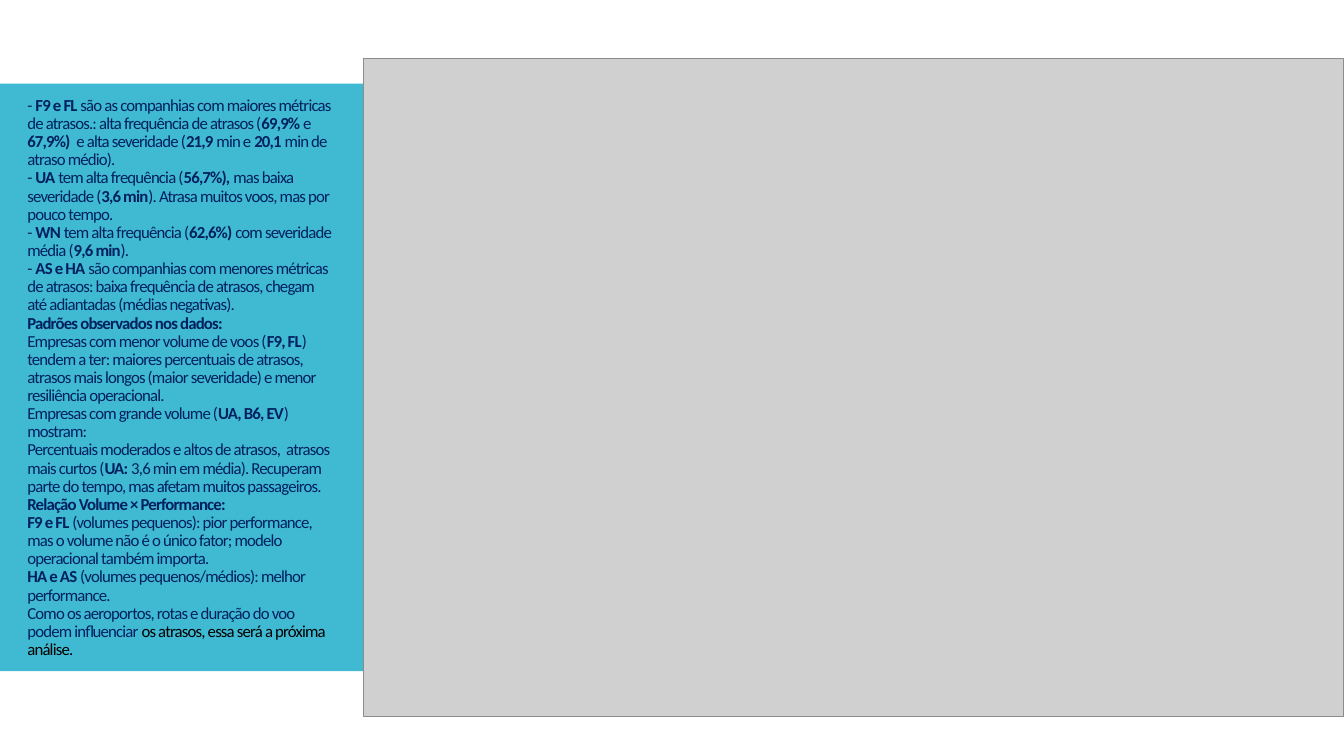
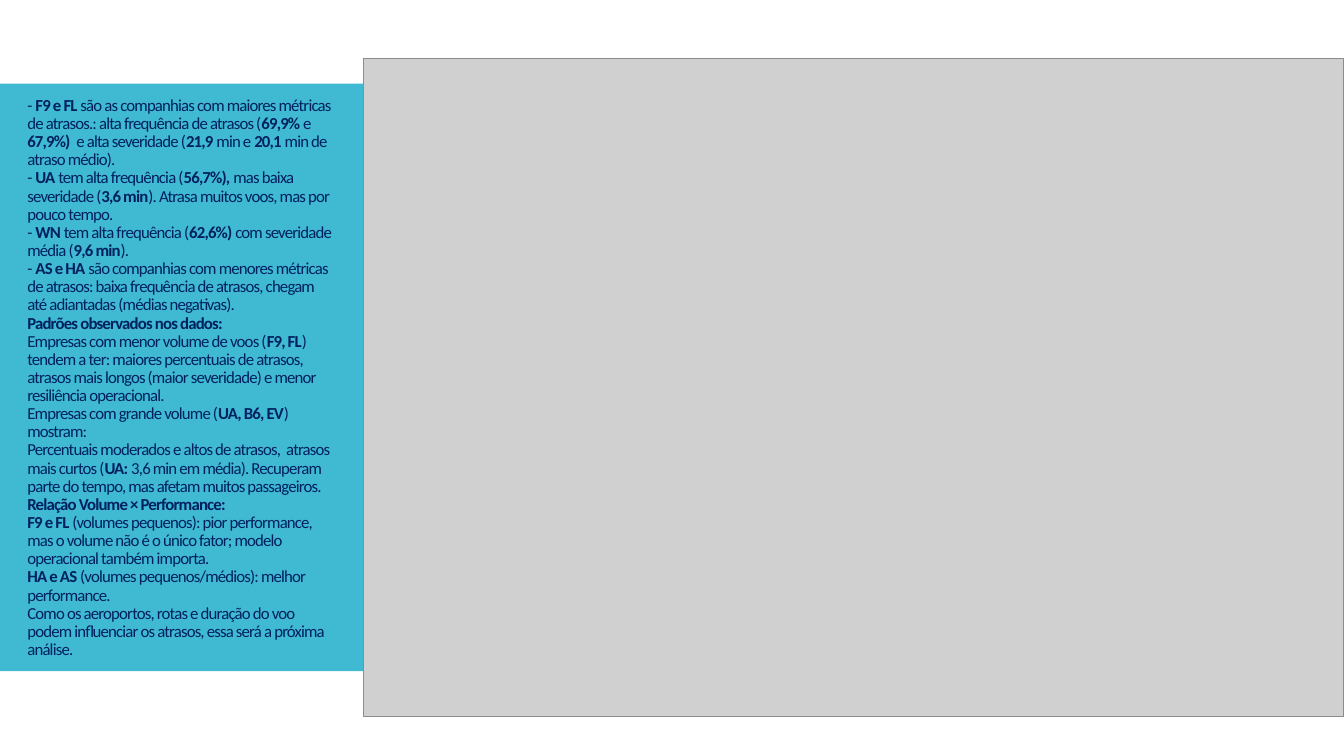
Before and after one commit to lilyansoares-lab/Atrasos_Voos, a slide deck: slide 4 of Análise Exploratoria de Dados - Atrasos Voos.pptx. Drawn at 1344x756 pixels with LibreOffice and Linux fonts; fonts in the diff are those of the drawing; grey boxes stand for pictures. Boxes give left, top, right and bottom in pixels: in the first picture for what was removed or moved away, otherwise in the second. Text is boxed around its words. In the diff, an @@ line names an element or a change of style, - is before the commit and + after.

```diff
--- a/Análise Exploratoria de Dados - Atrasos Voos.pptx
+++ b/Análise Exploratoria de Dados - Atrasos Voos.pptx
@@ title "- F9 e FL são ..." at (x1=27, y1=99, x2=332, y2=655): text colour #000000 to #002060 in "os atrasos, essa será a próxima análise." @@
```
Also in this commit, not shown: 4 other slides changed.
